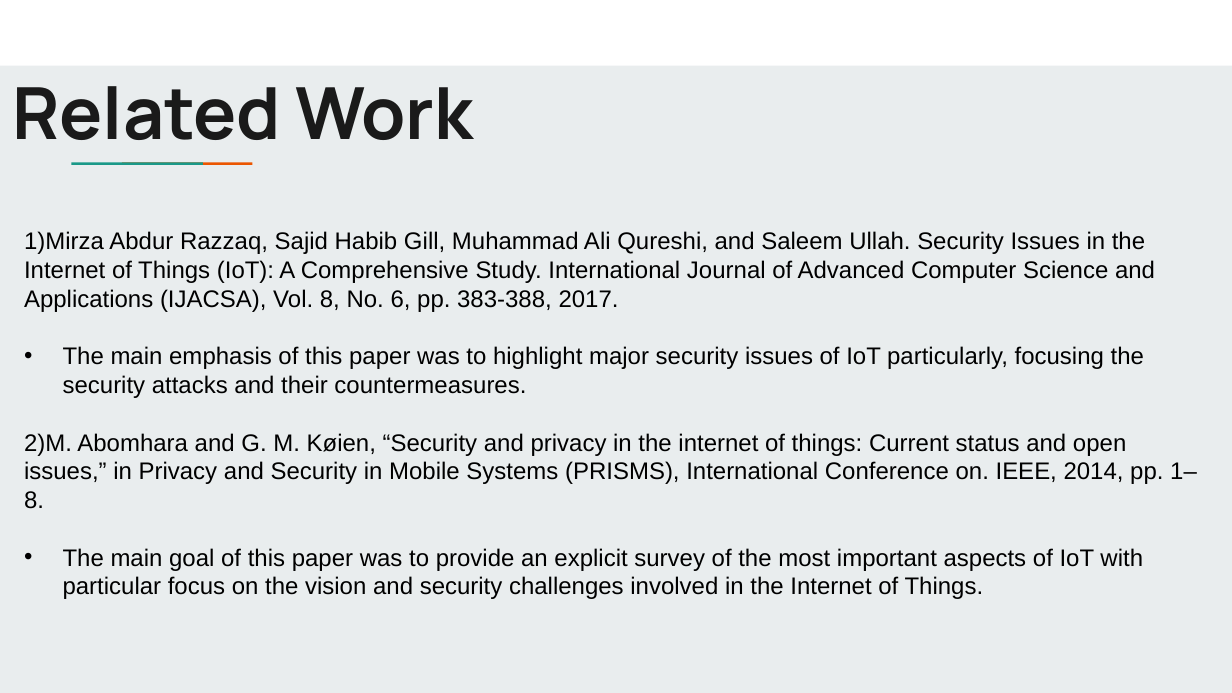
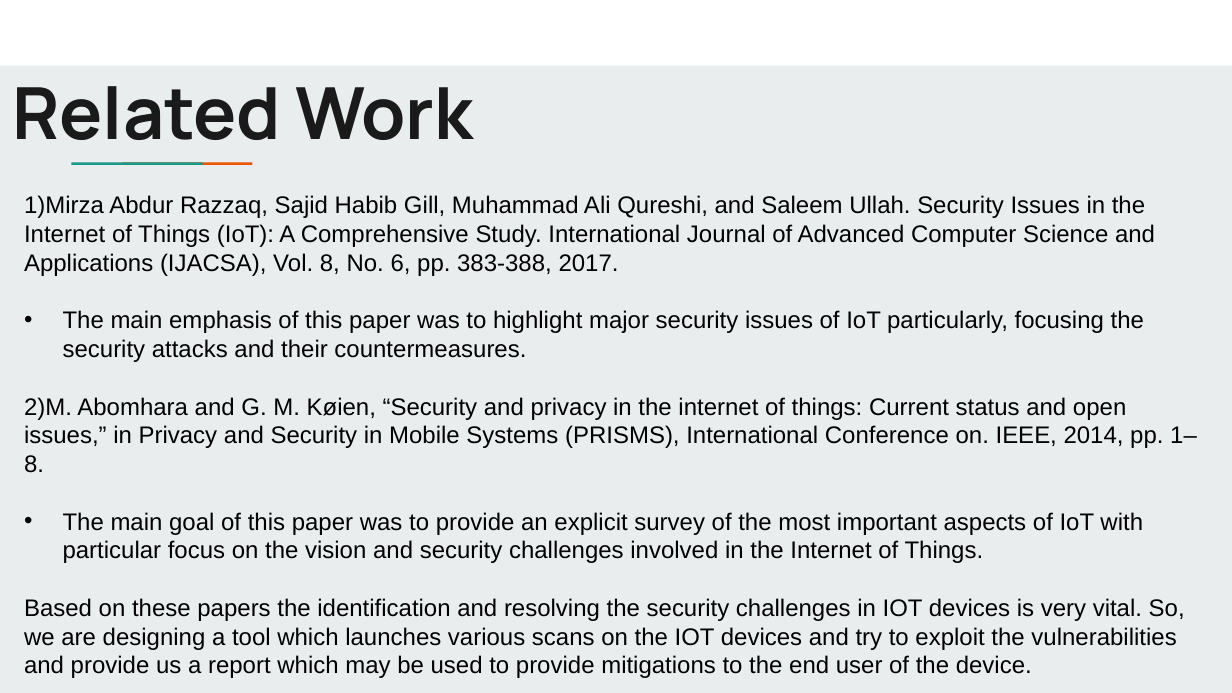
Before and after one commit to nagavenkatallu/IoTArM0r, a slide deck: slide 8 of IoTArM0r.pptx. Drawn at 1232x693 pixels with LibreOffice and Linux fonts; fonts in the diff are those of the drawing. Boxes give left, top, right and bottom in pixels: in the first picture for what was removed or moved away, otherwise in the second. Text is boxed around its words. In the diff, an @@ line names an element or a change of style, - is before the commit and + after.

```diff
--- a/IoTArM0r.pptx
+++ b/IoTArM0r.pptx
@@ text "1)Mirza Abdur Razzaq, Sajid Habib ...": place and size @@
-text "1)Mirza Abdur Razzaq, Sajid Habib ..." at bbox=[24, 231, 1197, 599]
+text "1)Mirza Abdur Razzaq, Sajid Habib ..." at bbox=[24, 195, 1197, 678]
@@ text at bbox=[24, 598, 1185, 678]: paragraph added @@
+Based on these papers the identification and resolving the security challenges in IOT devices is very vital. So, we are designing a tool which launches various scans on the IOT devices and try to exploit the vulnerabilities and provide us a report which may be used to provide mitigations to the end user of the device.
```
Also in this commit, not shown: 6 other slides changed.
